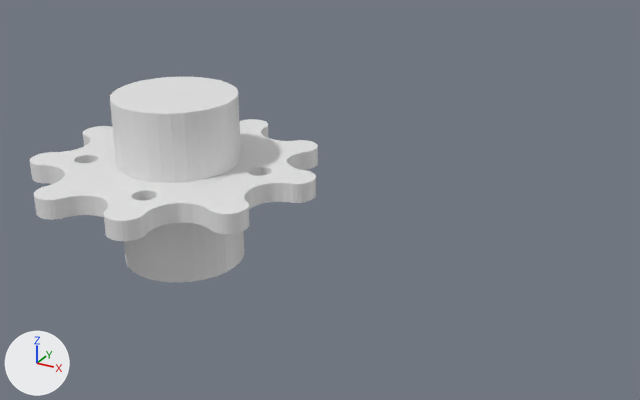
One commit to the Blender file 3D models/CNC/sprocket.blend: the scene before it, then after it.
Camera for both pictures: a 50 mm lens placed at (68.0, -85.7, 44.0), pointed at (20.5, 0.7, 0.8). The lights are fixed; the arrows at lower left show +X, +Y and +Z.

In view in the first picture: '9_pin_stepper_sprocket_final', 'Cylinder'.
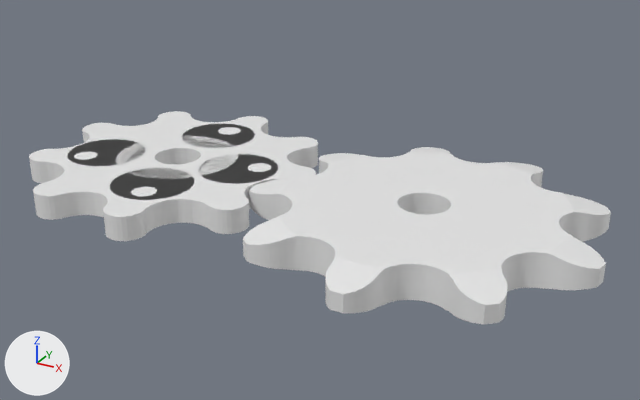
What changed in the scene script:
```text
Add me_cog:
    me_cog.from_pydata(...)  # 902 vertices, 1810 faces; spans x 65.92..70.07, y 17.8..21.89, z 32.54..33.04
Change ob_9_pin_stepper_sprocket_final:
    ob_9_pin_stepper_sprocket_final.scale: (1.0, 1.0, 1.0) -> (1.0, 1.0, 1.2)
Change ob_cylinder:
    ob_cylinder.location: (0.0, 0.0, 0.0) -> (-9.0, -3.54, 1.5)
    ob_cylinder.scale: (8.0, 8.0, 11.3) -> (5.0, 5.0, 1.5)
Add ob_cog:
    ob_cog = bpy.data.objects.new('cog', me_cog)
    ob_cog.location = (-645.54, -199.35, -260.61)
    ob_cog.scale = (10.0, 10.0, 8.0)
Add ob_cylinder_003:
    ob_cylinder_003 = bpy.data.objects.new('Cylinder.003', me_cylinder.copy())  # the mesh of ob_cylinder
    ob_cylinder_003.location = (2.88, -9.04, 1.5)
    ob_cylinder_003.scale = (5.0, 5.0, 1.5)
Add ob_cylinder_002:
    ob_cylinder_002 = bpy.data.objects.new('Cylinder.002', me_cylinder.copy())  # the mesh of ob_cylinder
    ob_cylinder_002.location = (9.23, 0.0, 1.5)
    ob_cylinder_002.scale = (5.0, 5.0, 1.5)
Add ob_cylinder_001:
    ob_cylinder_001 = bpy.data.objects.new('Cylinder.001', me_cylinder.copy())  # the mesh of ob_cylinder
    ob_cylinder_001.location = (0.0, 8.97, 1.5)
    ob_cylinder_001.scale = (5.0, 5.0, 1.5)
```

Boxes [x1, y1, x2, y2] around the edits, measured in the pictures (640 x 400 px):
'cog', added
    after: [243, 147, 611, 324]
'9_pin_stepper_sprocket_final', rescaled (7% taller)
    before: [30, 119, 318, 241]
    after: [29, 111, 318, 241]
'Cylinder', moved, rescaled
    before: [110, 77, 244, 282]
    after: [68, 139, 146, 166]
'Cylinder.003', added
    after: [110, 168, 194, 200]
'Cylinder.002', added
    after: [198, 154, 278, 184]
'Cylinder.001', added
    after: [182, 124, 255, 148]
